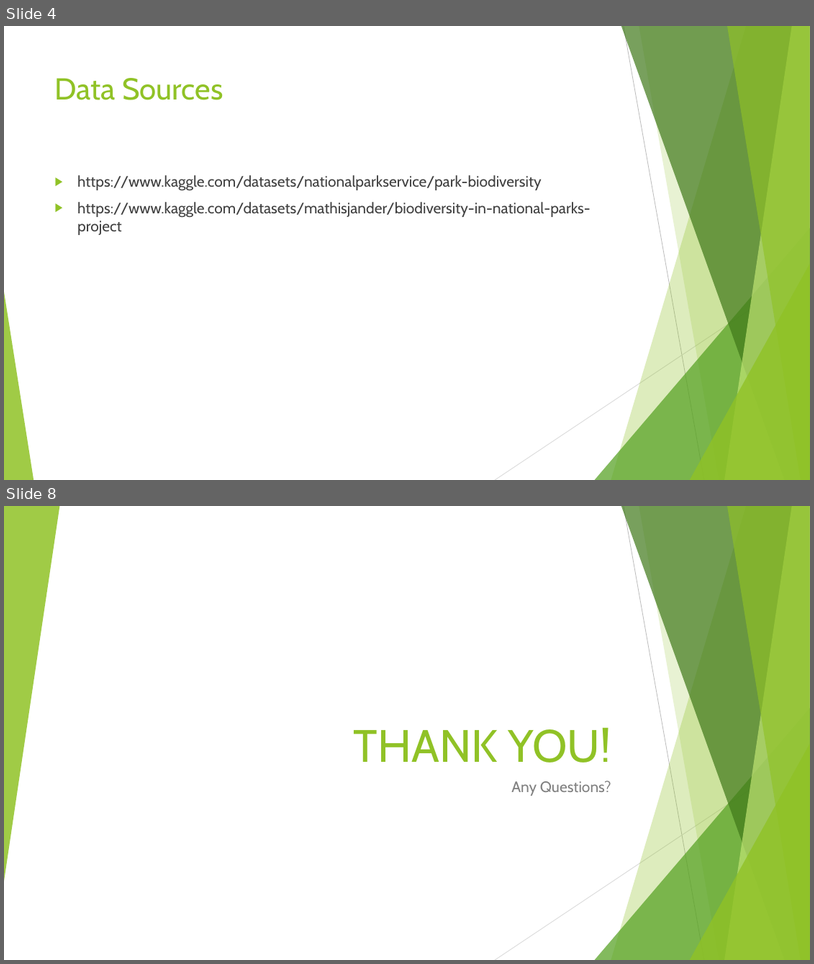
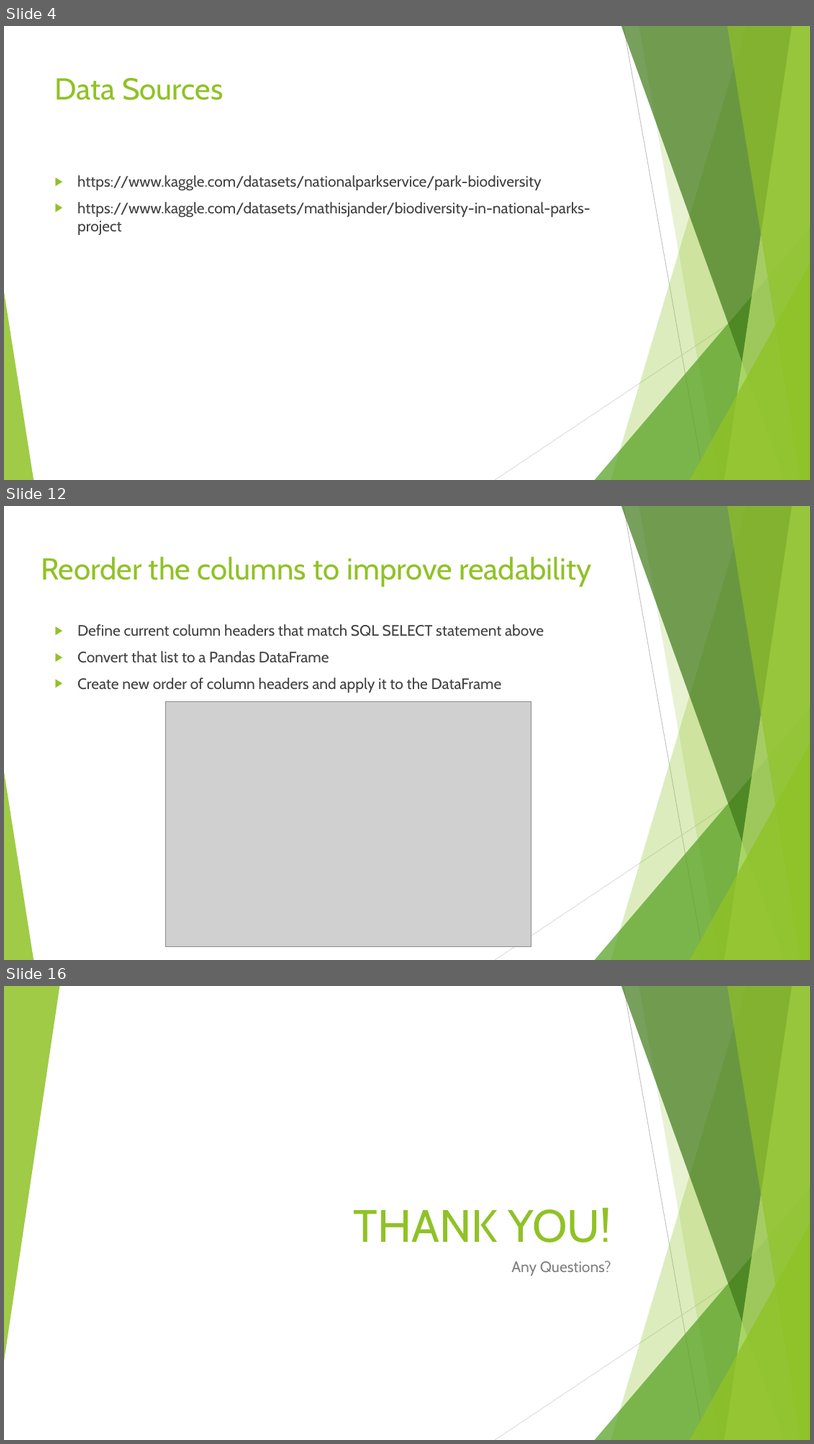
Before and after one commit to mrbowman86/data-engineering-project, a slide deck: National_Parks_PowerPoint.pptx. Shown one above the other, each under a label of ours: slides 4 and 8 before the commit, slides 4, 12 and 16 after it; the slides between them are not shown. The pictures are 814x964 and 814x1444 pixels, drawn with LibreOffice and Linux fonts; fonts in the diff are those of the drawing; grey boxes stand for pictures. Boxes give left, top, right and bottom in pixels: in the first picture for what was removed or moved away, otherwise in the second. Text is boxed around its words. In the diff, an @@ line names an element or a change of style, - is before the commit and + after.

```diff
--- a/National_Parks_PowerPoint.pptx
+++ b/National_Parks_PowerPoint.pptx
@@ slide 12 added at (x1=4, y1=506, x2=810, y2=960), background #FFFFFF; not listed: 10 template elements that a slide beside it also shows @@
@@ title added at (x1=41, y1=556, x2=592, y2=587), 36 pt, text #90C226 @@
+Reorder the columns to improve readability
@@ text added at (x1=77, y1=624, x2=544, y2=692), 18 pt, text #404040 @@
+▶ Define current column headers that match SQL SELECT statement above
+▶ Convert that list to a Pandas DataFrame
+▶ Create new order of column headers and apply it to the DataFrame
@@ picture added at (x1=165, y1=702, x2=532, y2=947) @@
@@ what was slide 8 is now slide 16 @@
```
Also in this commit, not shown: 4 slides changed, 7 other slides added.
